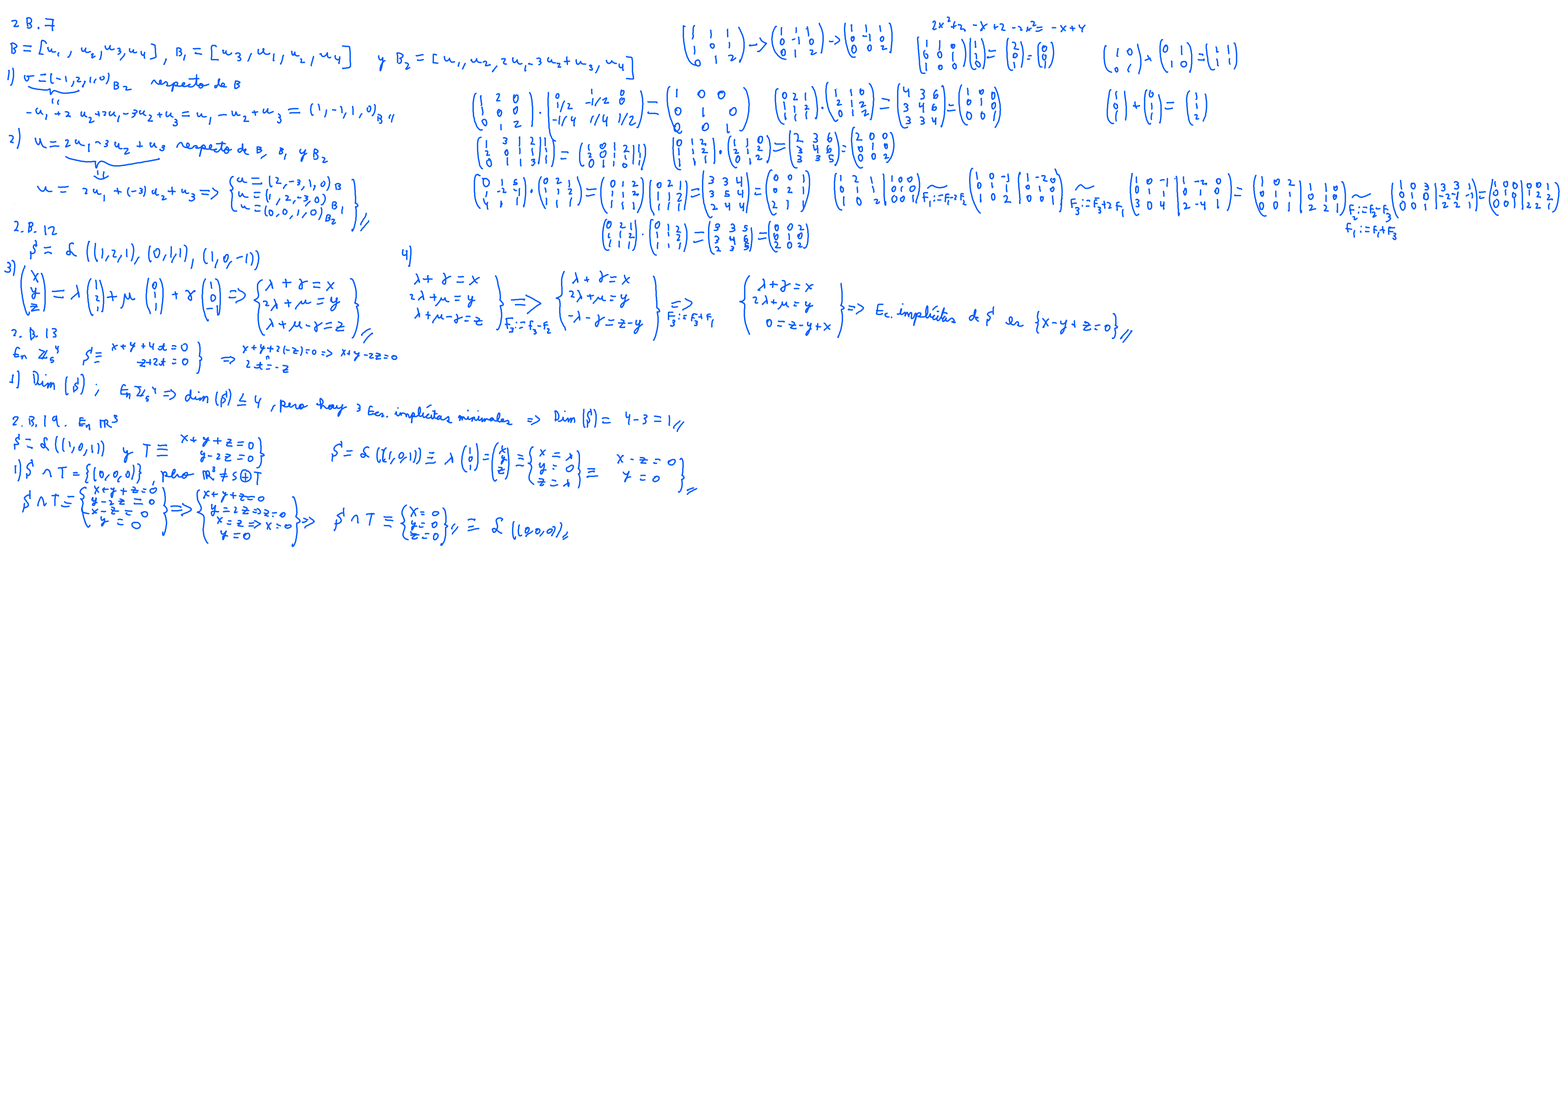
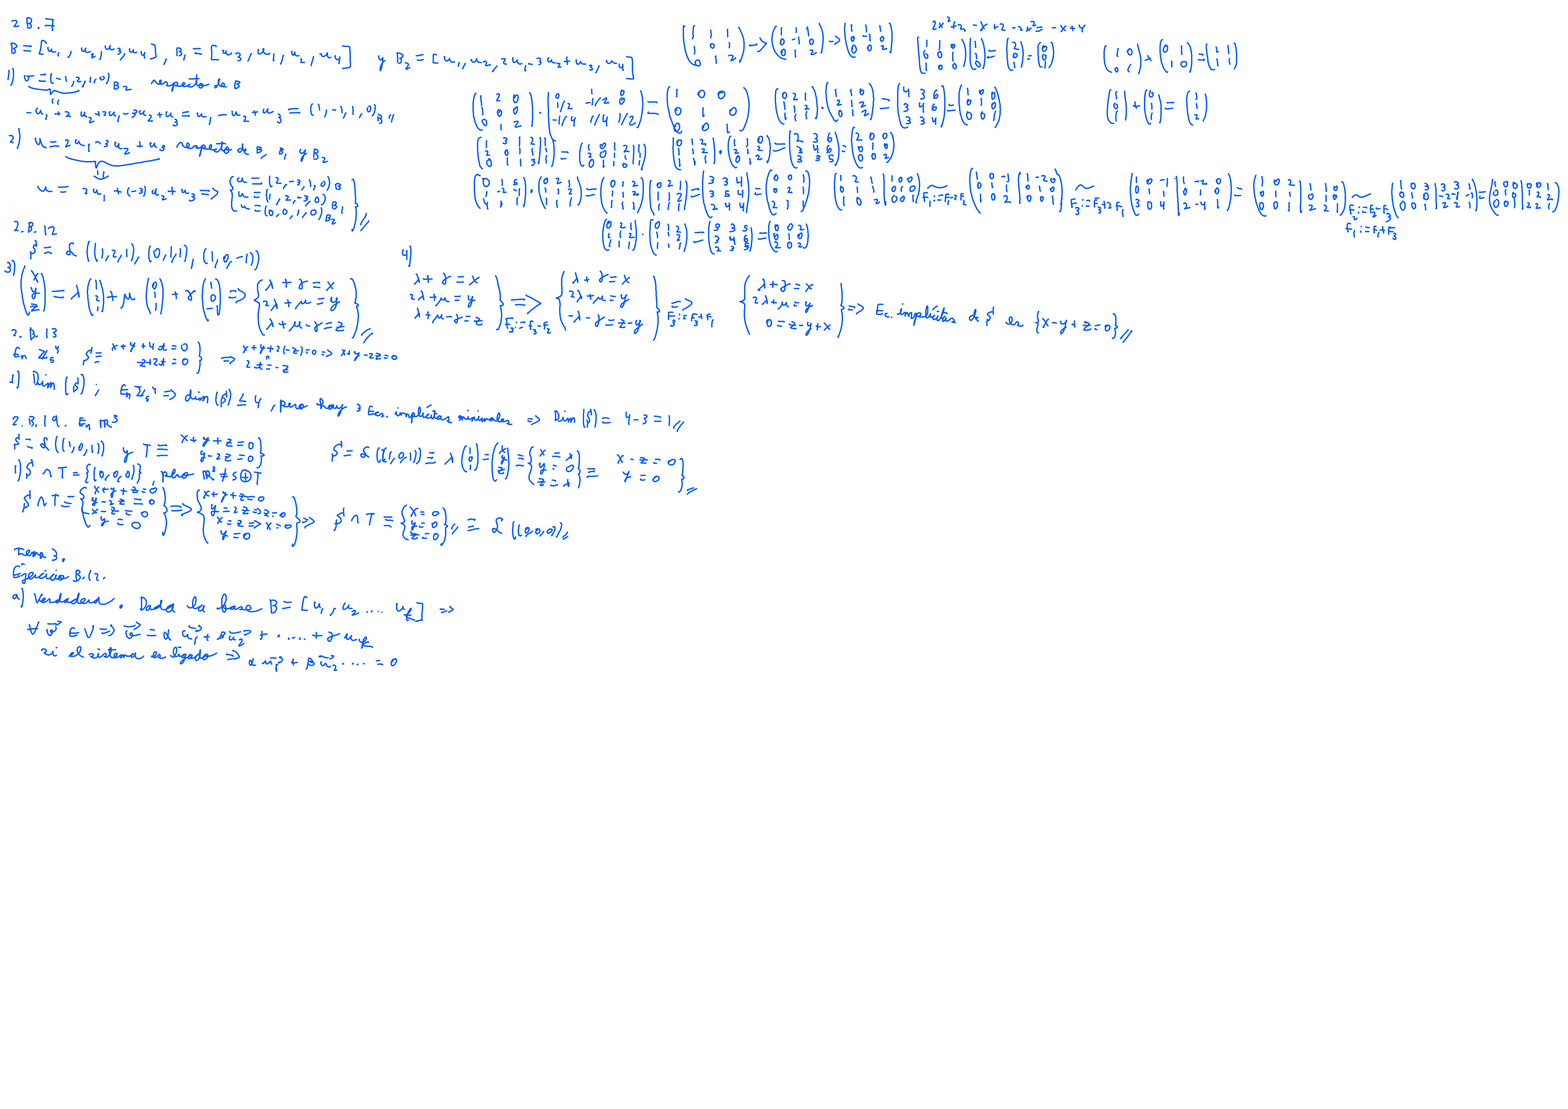
Layer changes from the first 1568x1109 image to the second:
painted on "Paint Layer 2" over [12, 547, 454, 673]